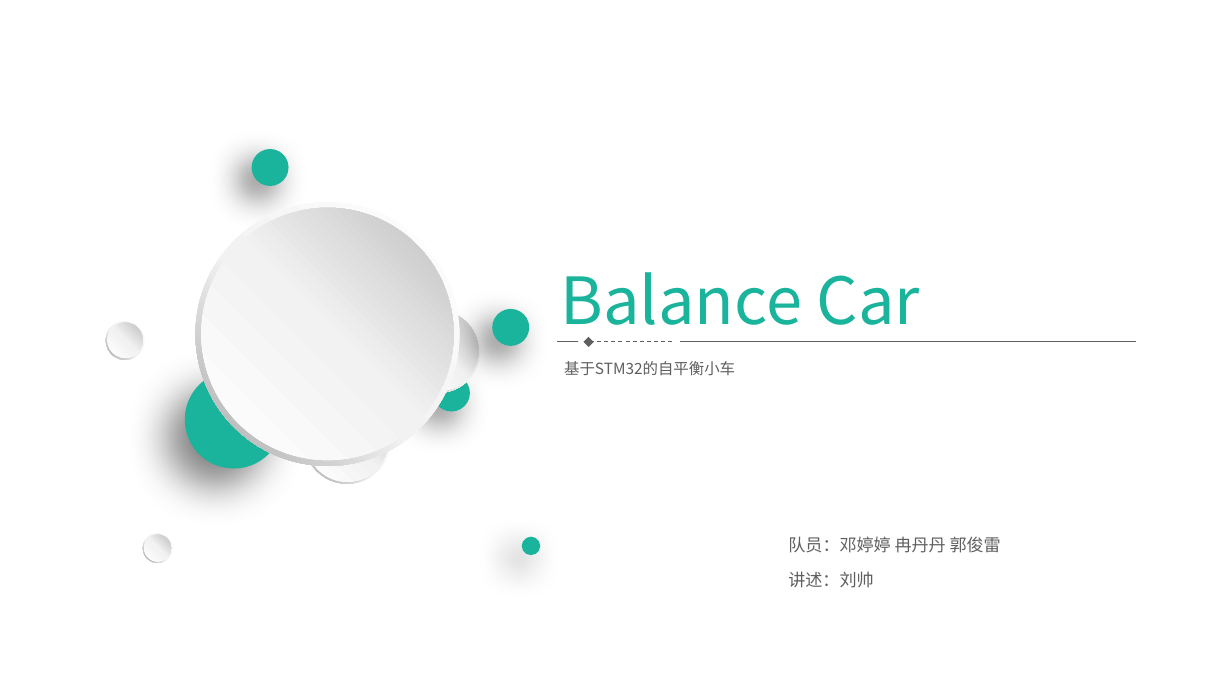
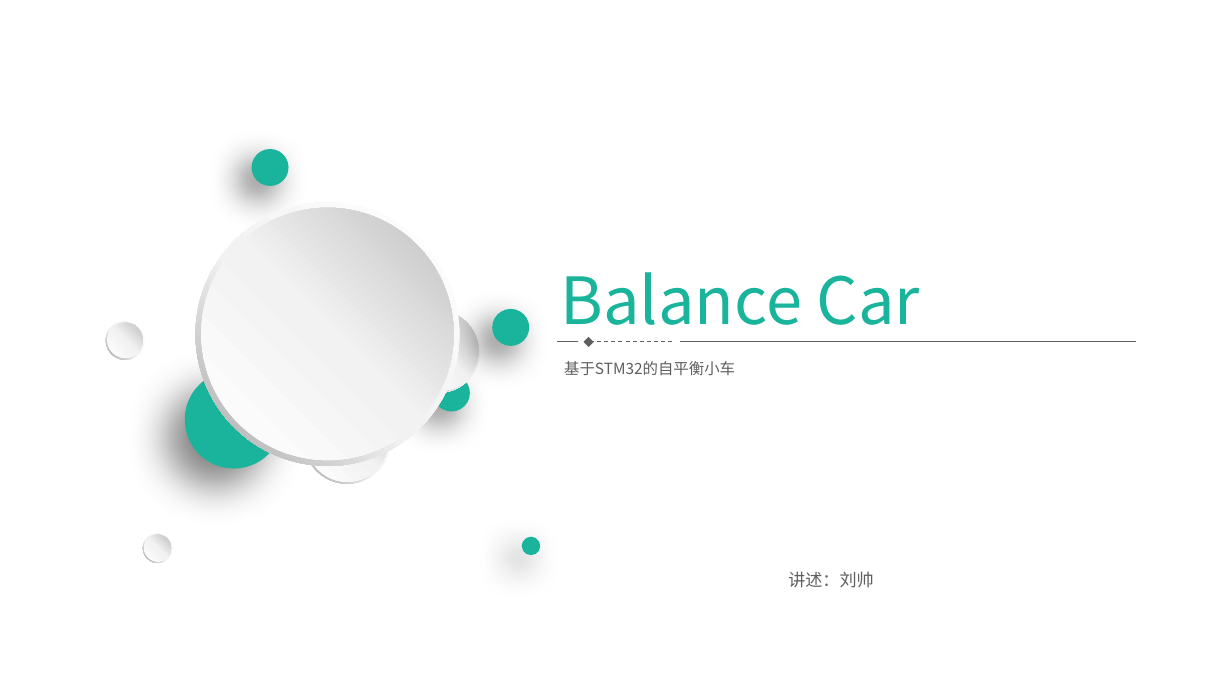
Before and after one commit to shuai132/BalanceCar, a slide deck: slide 1 of DOC/BalanceCar.pptx. Drawn at 1232x693 pixels with LibreOffice and Linux fonts; fonts in the diff are those of the drawing. Boxes give left, top, right and bottom in pixels: in the first picture for what was removed or moved away, otherwise in the second. Text is boxed around its words. In the diff, an @@ line names an element or a change of style, - is before the commit and + after.

```diff
--- a/DOC/BalanceCar.pptx
+++ b/DOC/BalanceCar.pptx
@@ text removed at box(788, 536, 1001, 553) @@
-队员：邓婷婷 冉丹丹 郭俊雷
```
Also in this commit, not shown: 2 other slides changed, 8 other files.
